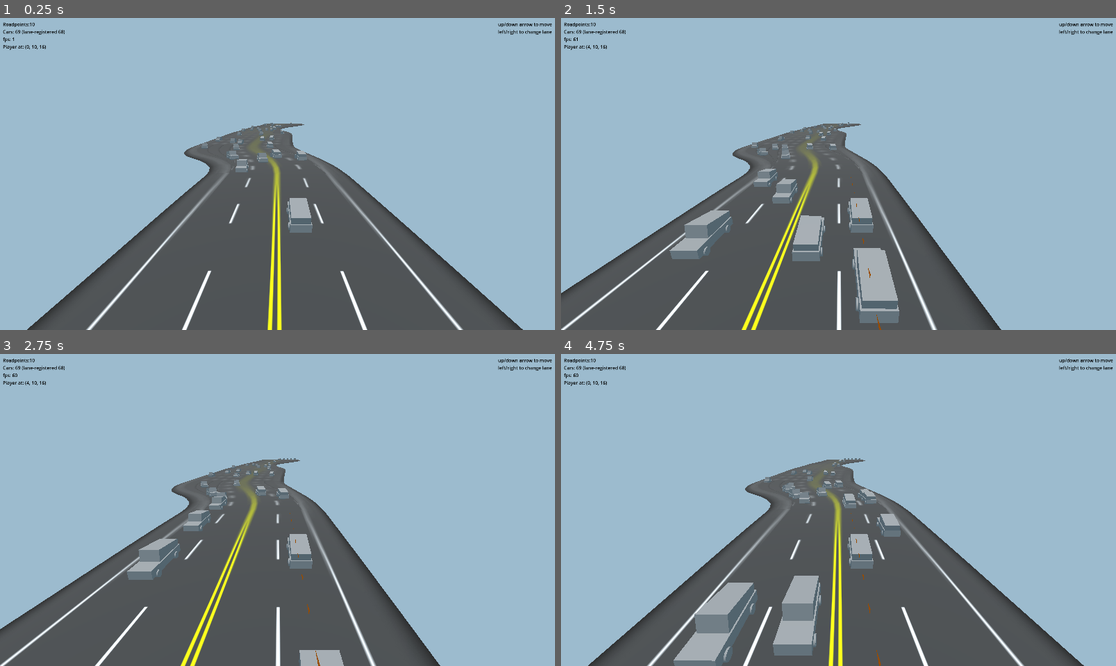
Above: before the commit, frames 1-4 (two rows, left to right).
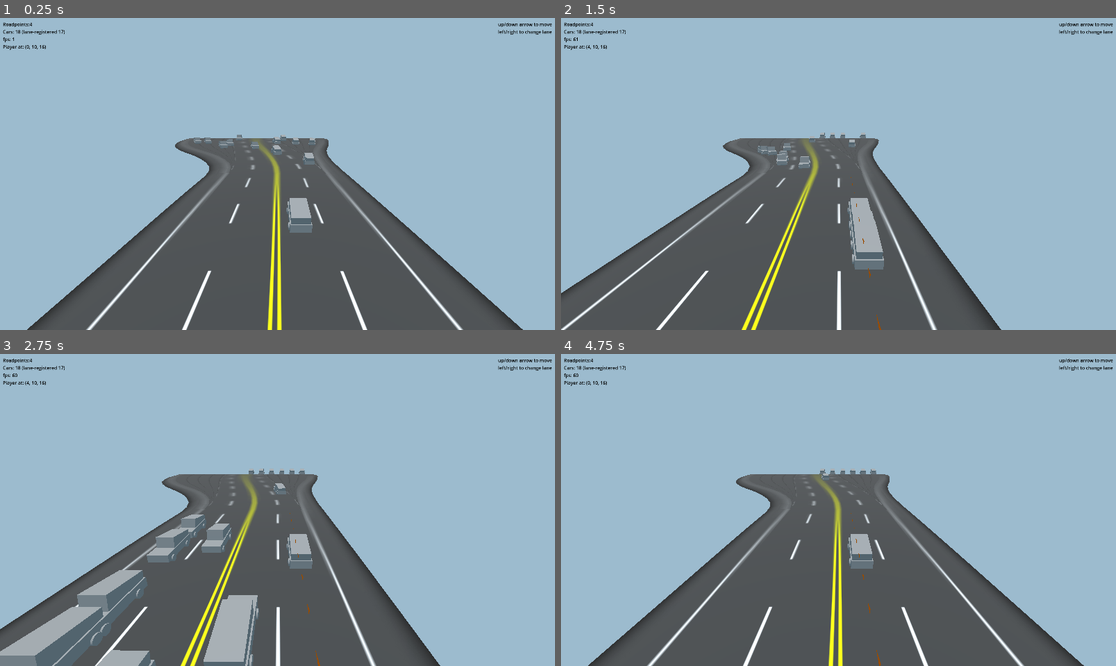
Above: after the commit, the same moments.

Repository: TheDuckCow/godot-road-generator
Game: Godot game, scene res://demo/procedural_generator/ProceduralGenerator.tscn
Two runs of this game, one before a commit and one after it. Both use one fixed random seed, a clock stepped at 60 frames per second and the inputs below.
Inputs (mouse positions are in pixels of both pictures, inside the frame that each line leads up to):
- Up to frame 1 (0.25 s): no input
- Up to frame 2 (1.5 s): tap Enter at 0.5 s; move the mouse to (960, 158) at 0.52 s; hold Right (ui_right) 0.53-1.25 s; hold Ctrl 0.53-1.25 s; click (960, 158) at 0.67 s; drag from (727, 189) to (810, 236) at 1.27 s
- Up to frame 3 (2.75 s): move the mouse to (333, 441) at 2.02 s; hold Right (ui_right) from 2.03 s (still down); hold Ctrl from 2.03 s (still down)
- Up to frame 4 (4.75 s): release Right (ui_right) at 2.75 s; release Ctrl at 2.75 s; drag from (810, 572) to (672, 463) at 2.77 s; move the mouse to (1005, 556) at 3.52 s; hold Left (ui_left) 3.53-4.25 s; hold Ctrl 3.53-4.25 s; drag from (672, 463) to (755, 432) at 4.27 s

The runs differ from the first frame. In frame 1, 1.5% of the frame differs, in the area x 2-63%, y 1-51%; in frame 2, 4.7%; in frame 3, 6.5%, in the area x 0-62%, y 1-100%; in frame 4, 5.0%.

Commit message:
Create RoadActor spawning node
When attached to a road point should spawns actors
on the lanes that are outgoing from it
Should connect internal lanes to incoming lanes that
are not linked to other lanes. continuously despawn
any actors that are being assigned to these lanes

Diff:
--- a/demo/procedural_generator/ProceduralGenerator.tscn
+++ b/demo/procedural_generator/ProceduralGenerator.tscn
@@ -1,11 +1,12 @@
-[gd_scene load_steps=8 format=3 uid="uid://c57yq8evxe3w3"]
+[gd_scene load_steps=9 format=3 uid="uid://c57yq8evxe3w3"]
 
 [ext_resource type="Script" path="res://addons/road-generator/nodes/road_container.gd" id="1"]
-[ext_resource type="Material" path="res://addons/road-generator/resources/road_texture.material" id="2"]
+[ext_resource type="Material" uid="uid://c10238aau72pu" path="res://addons/road-generator/resources/road_texture.material" id="2"]
 [ext_resource type="Script" path="res://addons/road-generator/nodes/road_manager.gd" id="3"]
 [ext_resource type="Script" path="res://addons/road-generator/nodes/road_point.gd" id="4"]
 [ext_resource type="Script" path="res://demo/procedural_generator/procedural_generator.gd" id="5"]
 [ext_resource type="PackedScene" path="res://demo/procedural_generator/RoadActor.tscn" id="7"]
+[ext_resource type="Script" path="res://addons/road-generator/nodes/road_agent_spawner.gd" id="7_2hqjq"]
 
 [sub_resource type="Environment" id="Environment_v4pga"]
 background_mode = 1
@@ -17,6 +18,7 @@
 
 [node name="RoadManager" type="Node3D" parent="."]
 script = ExtResource("3")
+material_resource = ExtResource("2")
 
 [node name="vehicles" type="Node3D" parent="RoadManager"]
 
@@ -53,6 +55,12 @@
 alignment = 1
 prior_pt_init = NodePath("../RP_002")
 
+[node name="ActorSpawner" type="Node3D" parent="RoadManager/Road_001/RP_001"]
+script = ExtResource("7_2hqjq")
+spawn_time = 1.0
+agent_manager_path = NodePath("../../../vehicles")
+RoadActorScene = ExtResource("7")
+
 [node name="RP_002" type="Node3D" parent="RoadManager/Road_001"]
 transform = Transform3D(0.999842, -0.000116941, 0.0178009, 0, 0.999978, 0.00656924, -0.0178013, -0.0065682, 0.99982, -0.677433, 0.25, -16.0496)
 script = ExtResource("4")
@@ -62,6 +70,12 @@
 next_mag = 15.0
 alignment = 1
 next_pt_init = NodePath("../RP_001")
+
+[node name="ActorSpawner" type="Node3D" parent="RoadManager/Road_001/RP_002"]
+script = ExtResource("7_2hqjq")
+spawn_time = 1.0
+agent_manager_path = NodePath("../../../vehicles")
+RoadActorScene = ExtResource("7")
 
 [node name="UI" type="Control" parent="."]
 layout_mode = 3
--- a/demo/procedural_generator/procedural_generator.gd
+++ b/demo/procedural_generator/procedural_generator.gd
@@ -1,18 +1,20 @@
 extends Node3D
 
-const RoadActor:PackedScene = preload("res://demo/procedural_generator/RoadActor.tscn")
+const RoadActor: PackedScene = preload("res://demo/procedural_generator/RoadActor.tscn")
 
 ## How far ahead of the camera will we let a new RoadPoint be added
-@export var max_rp_distance: int = 200
+@export var max_rp_distance: int = 50
 ## How much buffer around this max dist to avoid adding new RPs
 ## (this will also define spacing between RoadPoints)
 @export var buffer_distance: int = 50
+## How much RPs are allowed
+@export var max_rp: int = 20
 
 ## Node used to calcualte distances
 @export var target_node: NodePath
 
 @onready var container: RoadContainer = get_node("RoadManager/Road_001")
-@onready var vehicles:Node = get_node("RoadManager/vehicles")
+@onready var vehicles: Node = get_node("RoadManager/vehicles")
 @onready var target: Node = get_node_or_null(target_node)
 @onready var car_label: Label = get_node("%car_count")
 
@@ -24,13 +26,9 @@
 	print("Seed number: ", rseed)
 
 
-func _ready() -> void:
-	pass
-
-
 func _physics_process(_delta: float) -> void:
 	update_road()
-	update_car_count()
+	update_stats()
 
 
 func xz_target_distance_to(_target: Node3D) -> float:
@@ -65,19 +63,29 @@
 		var edge_rp:RoadPoint = container.get_node(edge_list[_idx])
 		var dist := xz_target_distance_to(edge_rp)
 		# print("Process loop %s with RoadPoint %s with dist %s" % [_idx, edge_rp, dist])
+		var which_edge = edge_dirs[_idx]
 		if dist > max_rp_distance + buffer_distance * 1.5:
 			# buffer * factor is to ensure buffer range is wider than the distance between rps,
 			# to avoid flicker spawning
-			remove_rp(edge_rp)
+			remove_rp(edge_rp, which_edge)
 		elif dist < max_rp_distance:
-			var which_edge = edge_dirs[_idx]
 			add_next_rp(edge_rp, which_edge)
-		elif rp_count > 20:
+		elif rp_count > max_rp:
 			pass
 
 
+## Move spawner from one node to another node
+func move_spawner(from: RoadPoint, to: RoadPoint) -> void:
+	var spawner = from.get_node("ActorSpawner")
+	assert(spawner)
+	from.remove_child(spawner)
+	to.add_child(spawner)
+
+
 ## Manually clear prior/next points to ensure it gets fully disconnected
-func remove_rp(edge_rp: RoadPoint) -> void:
+func remove_rp(edge_rp: RoadPoint, dir: int) -> void:
+	var next_edge_rp: RoadPoint = edge_rp.get_next_rp() if dir == RoadPoint.PointInit.PRIOR else edge_rp.get_prior_rp()
+	move_spawner(edge_rp, next_edge_rp)
 	# No need to manually remove cars, as we use the default: RoadLane.auto_free_vehicles=true
 	#despawn_cars(edge_rp)
 	edge_rp.prior_pt_init = ""
@@ -100,17 +108,16 @@
 	new_rp.traffic_dir=[]
 	new_rp.lanes=[]
 
-	randomize()
-	for i in range(randi()%4 + 1):
+	for i in range(randi_range(1, 4)):
 		new_rp.traffic_dir.append(RoadPoint.LaneDir.REVERSE)
 		new_rp.lanes.append(RoadPoint.LaneType.SLOW)
-	for i in range(randi()%3):
+	for i in range(randi_range(0, 2)):
 		new_rp.traffic_dir.append(RoadPoint.LaneDir.REVERSE)
 		new_rp.lanes.append(RoadPoint.LaneType.FAST)
-	for i in range(randi()%3):
+	for i in range(randi_range(0, 2)):
 		new_rp.traffic_dir.append(RoadPoint.LaneDir.FORWARD)
 		new_rp.lanes.append(RoadPoint.LaneType.FAST)
-	for i in range(randi()%4 + 1):
+	for i in range(randi_range(1, 4)):
 		new_rp.traffic_dir.append(RoadPoint.LaneDir.FORWARD)
 		new_rp.lanes.append(RoadPoint.LaneType.SLOW)
 
@@ -124,7 +131,7 @@
 	var rotation_axis := Vector3.UP
 	_transform = _transform.rotated(rotation_axis, deg_to_rad(random_angle))
 
-	var rand_y_offset:float = (randf() - 0.5) * 15
+	var rand_y_offset:float = randf_range(-7.5, 7.5)
 	var offset_pos:Vector3 = _transform.basis.z * buffer_distance * mag + Vector3.UP * rand_y_offset
 
 	new_rp.transform.origin += offset_pos
@@ -135,6 +142,7 @@
 		print("Failed to connect RoadPoint")
 		return
 	spawn_vehicles_on_lane(rp, dir)
+	move_spawner(rp, new_rp)
 
 
 func spawn_vehicles_on_lane(rp: RoadPoint, dir: int) -> void:
@@ -145,39 +153,33 @@
 		return
 	var new_lanes = new_seg.get_lanes()
 	for _lane in new_lanes:
-		# TODO: get random poing along this lane and spawn,
-		# for now just placing at the start point
 		var new_instance = RoadActor.instantiate()
 		vehicles.add_child(new_instance)
+
+		var rand_offset = randf() * _lane.curve.get_baked_length()
+		var rand_pos = _lane.curve.sample_baked(rand_offset)
+		new_instance.global_transform.origin = _lane.to_global(rand_pos)
 
 		# We could let the agent auto-find the nearest road lane, but to save
 		# on some performance we can directly assign BEFORE entering the tree
 		# so that it skips the recusive find funciton.
 		# Must run after its ready function, but before its physics_process call
-		new_instance.agent.current_lane = _lane
+		new_instance.agent.assign_lane(_lane)
 		print("new_instance %s " % new_instance)
 
-		var rand_offset = randf() * _lane.curve.get_baked_length()
-		var rand_pos = _lane.curve.sample_baked(rand_offset)
-		new_instance.global_transform.origin = _lane.to_global(rand_pos)
-		_lane.register_vehicle(new_instance)
-
-
-## Manual way to emvoe all vehicles registered to lanes of this RoadPoint,
+
+## Manual way to remove all vehicles registered to lanes of this RoadPoint,
 ## if we didn't use RoadLane.auto_free_vehicles = true
 func despawn_cars(road_point:RoadPoint) -> void:
 	var lanes:Array = []
-	var any_valid := false
 	for seg in [road_point.prior_seg, road_point.next_seg]:
 		if not is_instance_valid(seg):
 			continue
 		# Any connected segment is about to be destroyed since this RP is going
 		# away, so all adjacent vehicles should all be removed
 		lanes.append_array(seg.get_lanes())
-		any_valid = true
-	if not any_valid:
-		print("No segments valid for car despawning")
-		return
+	if lanes.is_empty():
+		print("No lanes valid for car despawning")
 
 	for _lane in lanes:
 		var this_lane:RoadLane = _lane
@@ -187,7 +189,7 @@
 			_vehicle.queue_free()
 
 
-func update_car_count() -> void:
+func update_stats() -> void:
 	# For debugging purpses, brute force count the number of cars registered
 	# across all RoadLanes; number should match overall car count.
 	var _ln_cars = 0
--- a/demo/procedural_generator/road_actor.gd
+++ b/demo/procedural_generator/road_actor.gd
@@ -1,5 +1,5 @@
+class_name RoadActor
 extends Node3D
-
 
 enum DriveState {
 	PARK,
@@ -108,6 +108,7 @@
 		var res = agent.assign_nearest_lane()
 		if not res == OK:
 			print("Failed to find new lane")
+			queue_free()
 			return
 
 	# Find the next position to jump to; note that the car's forward is the
Not shown: 7 places in demo/intersections/intersection_demo.tscn that only renumber resources
